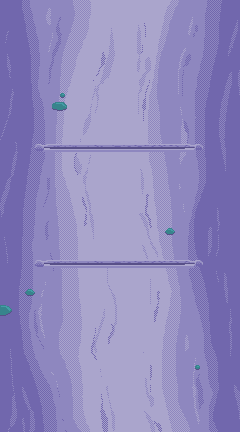
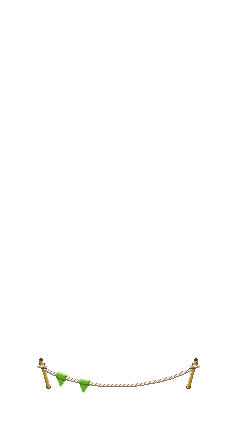
Revision of a layered 240×432 image; what changed, layer by layer:
added group "Calque de groupe 16" with 4 layers above "Calque de groupe 9" over [0, 192, 240, 432]
added layer "Calque de dessin 15" in group "Calque de groupe 16" over [0, 320, 128, 432]
added layer "Calque de dessin 14" in group "Calque de groupe 16" over [0, 192, 240, 432]
added layer "Calque de dessin 13" (1st of 2, in "Calque de groupe 16") in group "Calque de groupe 16" over [128, 320, 240, 432]
added layer "Calque de dessin 13" (2nd of 2, in "Calque de groupe 16") in group "Calque de groupe 16" over [0, 320, 128, 432]
hid group "Calque de groupe 9" (5 layers) over [0, 0, 240, 432]
painted on "Calque de dessin 11" (2nd of 2, in "Calque de groupe 9") over [0, 64, 240, 192]
painted on "Calque de dessin 10" over [0, 64, 240, 432]
painted on "Calque de dessin 8" over [0, 0, 240, 432]
hid "Arrière-plan", painted on it over [0, 0, 240, 432]
